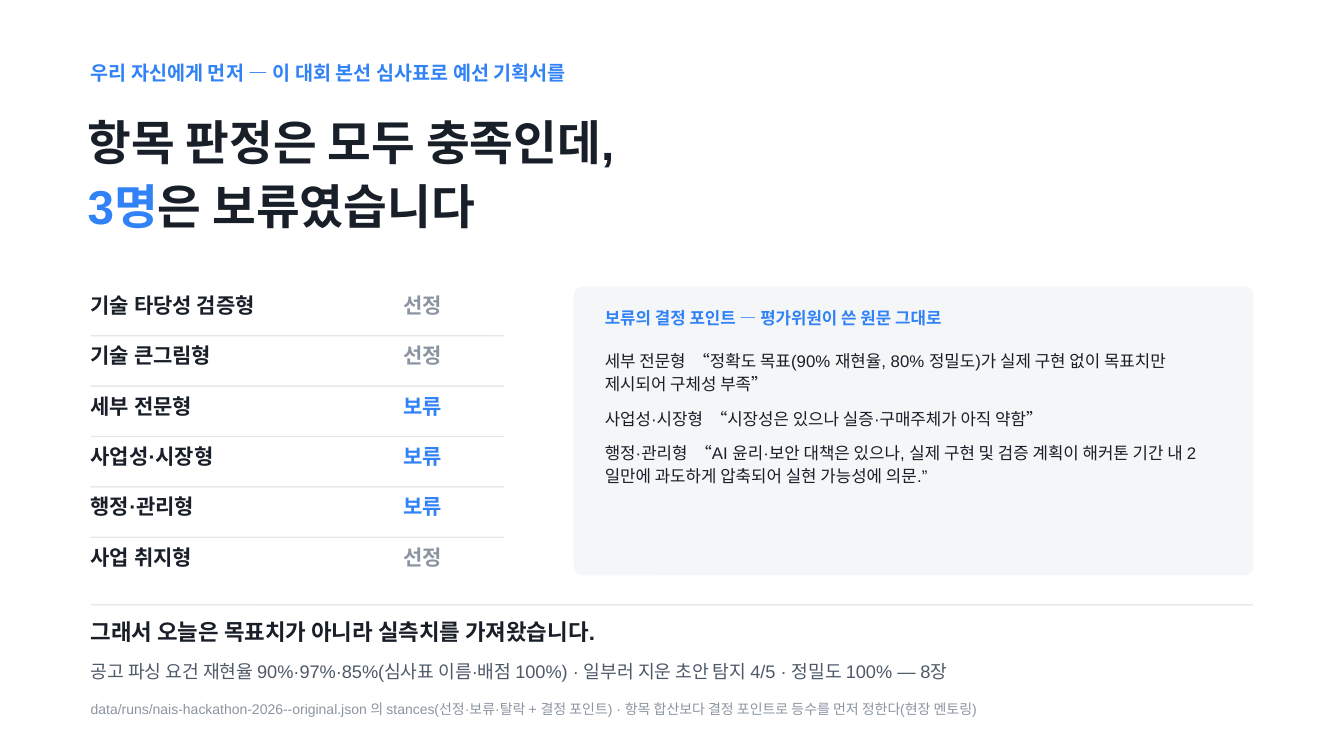
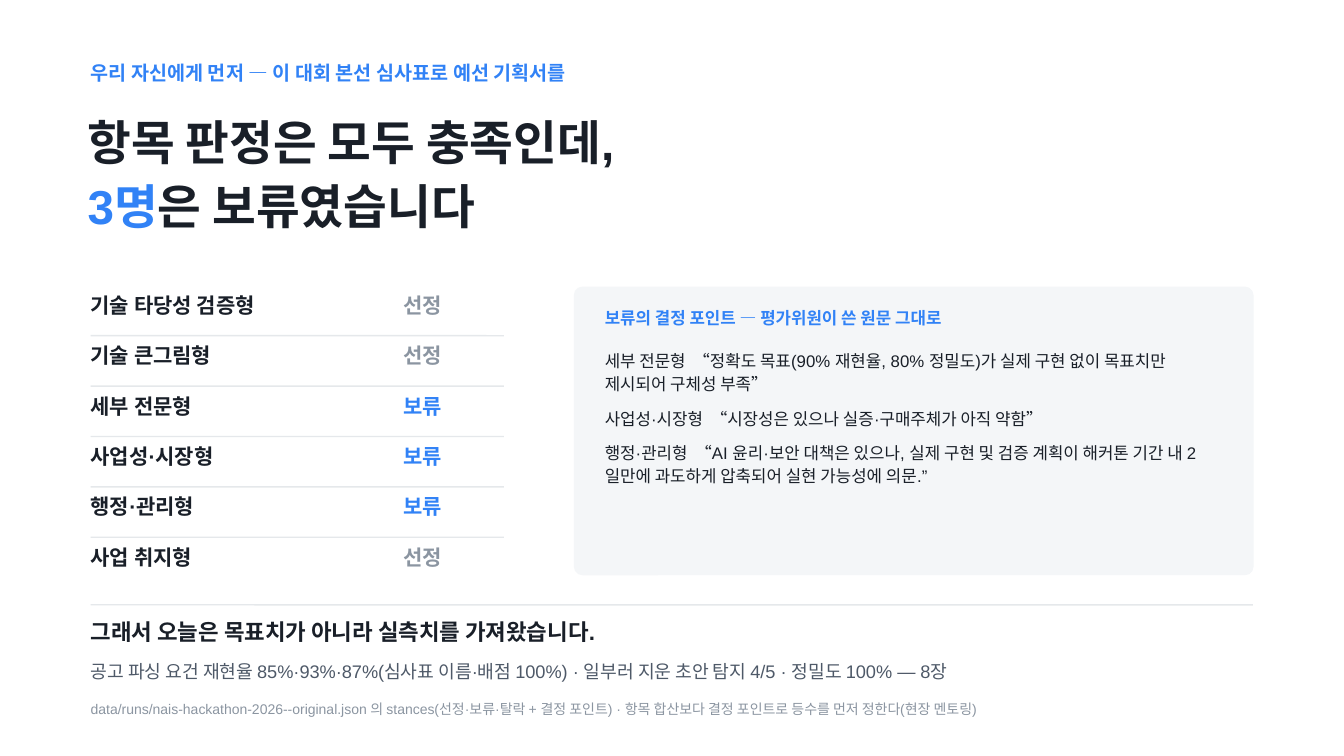
Before and after one commit to Ryugi62/rfp-to-fit, a slide deck: slide 9 of deliver/deck/RFP-to-Fit_루미아.pptx. Drawn at 1344x756 pixels with LibreOffice and Linux fonts; fonts in the diff are those of the drawing. Boxes give left, top, right and bottom in pixels: in the first picture for what was removed or moved away, otherwise in the second. Text is boxed around its words. In the diff, an @@ line names an element or a change of style, - is before the commit and + after.

```diff
--- a/deliver/deck/RFP-to-Fit_루미아.pptx
+++ b/deliver/deck/RFP-to-Fit_루미아.pptx
@@ text at bbox=[91, 663, 947, 682]: text changed @@
-공고 파싱 요건 재현율 90%·97%·85%(심사표 이름·배점 100%) · 일부러 지운 초안 탐지 4/5 · 정밀도 100% — 8장
+공고 파싱 요건 재현율 85%·93%·87%(심사표 이름·배점 100%) · 일부러 지운 초안 탐지 4/5 · 정밀도 100% — 8장
```
Also in this commit, not shown: 3 other slides changed, 21 other files.
